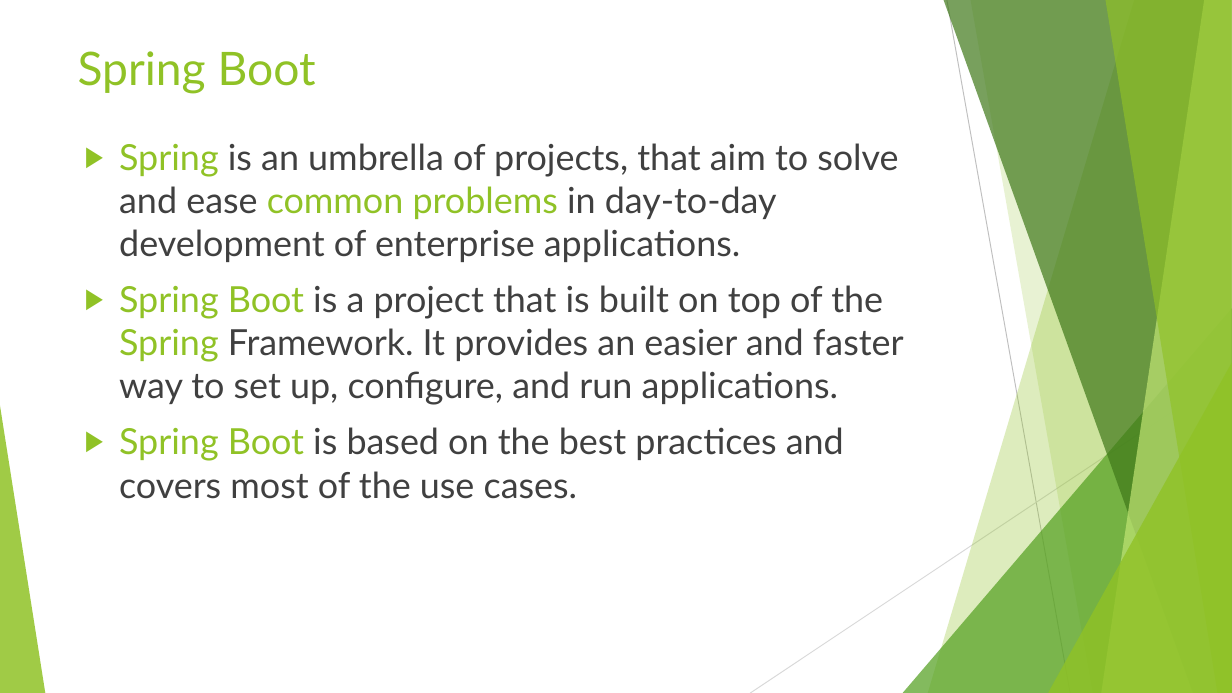
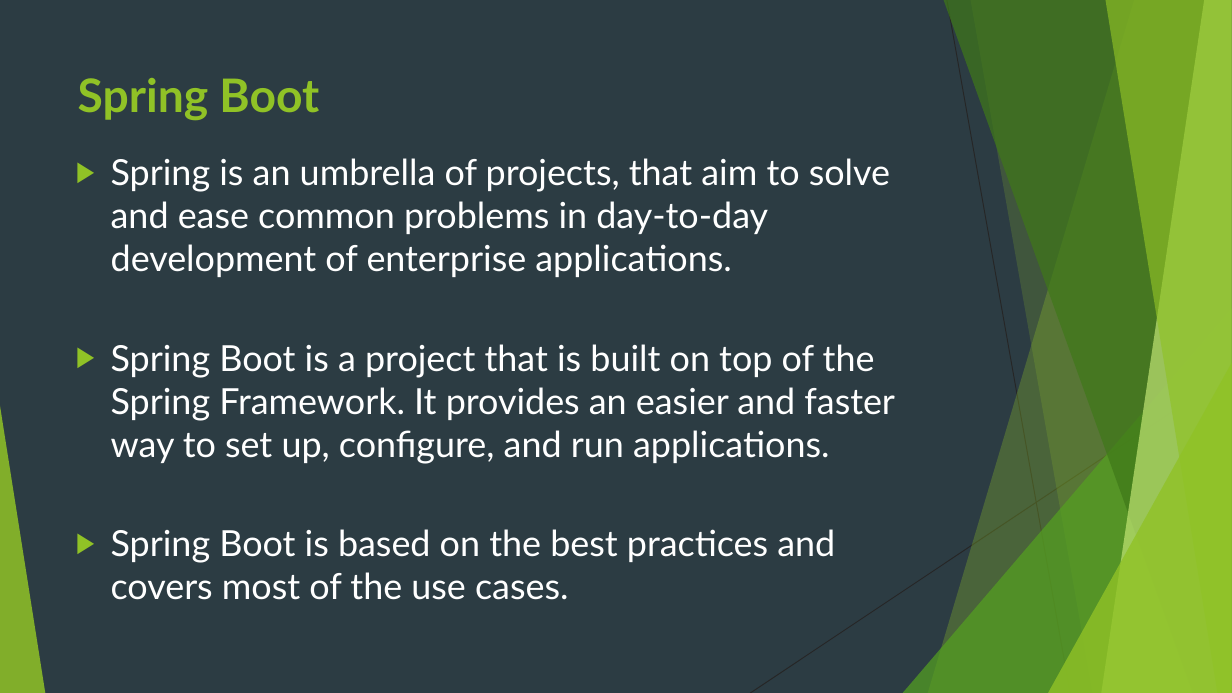
Before and after one commit to idanshal/sb-todo-app-tdp, a slide deck: slide 5 of course_data/presentations/practical_spring_boot_for_tdp.pptx. Drawn at 1232x693 pixels with LibreOffice and Linux fonts; fonts in the diff are those of the drawing. Boxes give left, top, right and bottom in pixels: in the first picture for what was removed or moved away, otherwise in the second. Text is boxed around its words. In the diff, an @@ line names an element or a change of style, - is before the commit and + after.

```diff
--- a/course_data/presentations/practical_spring_boot_for_tdp.pptx
+++ b/course_data/presentations/practical_spring_boot_for_tdp.pptx
@@ background #FFFFFF to #2C3C43 @@
@@ line (947, 0) - (1070, 693): stroke #BFBFBF 0.75 pt to #262626 0.75 pt @@
@@ title "Spring Boot": place and size @@
-title "Spring Boot" at (78, 51, 316, 94)
+title "Spring Boot" at (78, 78, 319, 121)
@@ title "Spring Boot" at (78, 78, 319, 121): bold on @@
@@ text "Spring is an umbrella of ...": place and size @@
-text "Spring is an umbrella of ..." at (119, 143, 904, 499)
+text "Spring is an umbrella of ..." at (111, 158, 895, 600)
@@ text "Spring is an umbrella of ..." at (111, 158, 895, 600): text colour #90C226 to #FFFFFF in "Spring common problems", "Spring Boot Spring", "Spring Boot"; text colour #404040 to #FFFFFF in "is an umbrella of projects, that aim ...", "is a project that is built on ...", "is based on the best practices and ..." @@
@@ line (1232, 372) - (750, 693): stroke #D9D9D9 0.75 pt to #262626 0.75 pt @@
```
Also in this commit, not shown: 12 other slides changed, 1 slide removed.
